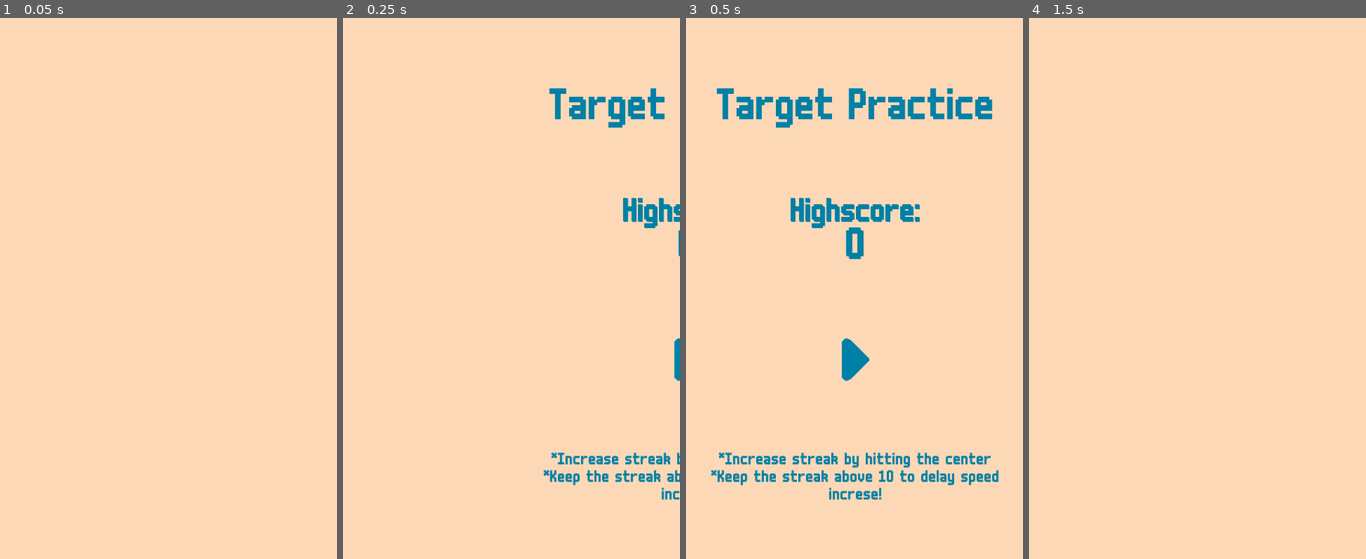
Above: before the commit, frames 1-4 (left to right).
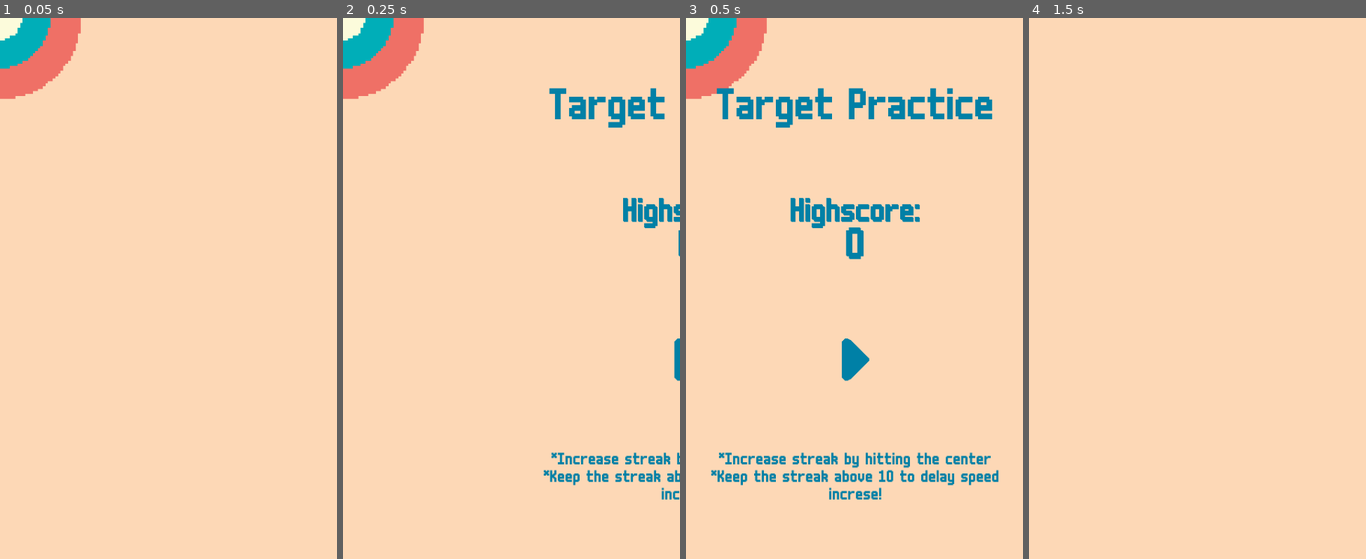
Above: after the commit, the same moments.

Repository: Domogo/targetPractice
Game: Godot game, scene res://scenes/Main.tscn
The game is run twice, just before and just after one commit, with the same random seed, the same clock (stepped at 60 frames per second) and the same inputs.
Inputs (mouse positions are in pixels of both pictures, inside the frame that each line leads up to):
- Up to frame 1 (0.05 s): no input
- Up to frame 2 (0.25 s): no input
- Up to frame 3 (0.5 s): no input
- Up to frame 4 (1.5 s): click (1197, 358) at 0.5 s; move the mouse to (1271, 288) at 1.27 s; click (1271, 288) at 1.42 s

The runs differ from the first frame. In frame 1, 2.8% of the frame differs, in the area x 0-24%, y 0-15%; in frame 2, 2.8%; in frame 3, 2.8%; in frame 4, nothing differs.

Commit message:
hit animations

Diff:
--- a/scenes/Target.tscn
+++ b/scenes/Target.tscn
@@ -1,7 +1,8 @@
-[gd_scene load_steps=6 format=2]
+[gd_scene load_steps=10 format=2]
 
 [ext_resource path="res://assets/img/targetno.png" type="Texture" id=1]
 [ext_resource path="res://scripts/Target.gd" type="Script" id=2]
+[ext_resource path="res://assets/font/m6x11.ttf" type="DynamicFontData" id=3]
 
 [sub_resource type="CircleShape2D" id=1]
 radius = 114.989
@@ -12,8 +13,69 @@
 [sub_resource type="CircleShape2D" id=3]
 radius = 32.9983
 
+[sub_resource type="Animation" id=6]
+resource_name = "centerHitAnimation"
+length = 0.14
+step = 0.02
+tracks/0/type = "value"
+tracks/0/path = NodePath("CenterHitLabel:custom_fonts/font:size")
+tracks/0/interp = 1
+tracks/0/loop_wrap = true
+tracks/0/imported = false
+tracks/0/enabled = true
+tracks/0/keys = {
+"times": PoolRealArray( 0, 0.04, 0.14 ),
+"transitions": PoolRealArray( 1, 1, 1 ),
+"update": 1,
+"values": [ 32, 64, 1 ]
+}
+tracks/1/type = "value"
+tracks/1/path = NodePath("CenterHitLabel:visible")
+tracks/1/interp = 1
+tracks/1/loop_wrap = true
+tracks/1/imported = false
+tracks/1/enabled = true
+tracks/1/keys = {
+"times": PoolRealArray( 0, 0.14 ),
+"transitions": PoolRealArray( 1, 1 ),
+"update": 1,
+"values": [ true, false ]
+}
+tracks/2/type = "value"
+tracks/2/path = NodePath("Sprite:scale")
+tracks/2/interp = 1
+tracks/2/loop_wrap = true
+tracks/2/imported = false
+tracks/2/enabled = true
+tracks/2/keys = {
+"times": PoolRealArray( 0, 0.04, 0.08 ),
+"transitions": PoolRealArray( 1, 1, 1 ),
+"update": 0,
+"values": [ Vector2( 1.2, 1.2 ), Vector2( 1.25, 1.25 ), Vector2( 1.2, 1.2 ) ]
+}
+
+[sub_resource type="Animation" id=4]
+resource_name = "hitAnimation"
+length = 0.08
+step = 0.02
+tracks/0/type = "value"
+tracks/0/path = NodePath("Sprite:scale")
+tracks/0/interp = 1
+tracks/0/loop_wrap = false
+tracks/0/imported = false
+tracks/0/enabled = true
+tracks/0/keys = {
+"times": PoolRealArray( 0, 0.04, 0.08 ),
+"transitions": PoolRealArray( 1, 1, 1 ),
+"update": 0,
+"values": [ Vector2( 1.2, 1.2 ), Vector2( 1.25, 1.25 ), Vector2( 1.2, 1.2 ) ]
+}
+
+[sub_resource type="DynamicFont" id=5]
+size = 64
+font_data = ExtResource( 3 )
+
 [node name="Target" type="Node2D"]
-visible = false
 script = ExtResource( 2 )
 
 [node name="Sprite" type="Sprite" parent="."]
@@ -39,3 +101,23 @@
 [node name="CollisionShape2D" type="CollisionShape2D" parent="InnerRim"]
 position = Vector2( -1.68369, -1.12247 )
 shape = SubResource( 3 )
+
+[node name="AnimationPlayer" type="AnimationPlayer" parent="."]
+pause_mode = 1
+anims/centerHitAnimation = SubResource( 6 )
+anims/hitAnimation = SubResource( 4 )
+
+[node name="CenterHitLabel" type="Label" parent="."]
+visible = false
+margin_left = 23.0173
+margin_top = -65.0834
+margin_right = 63.0173
+margin_bottom = -9.08344
+rect_rotation = 15.0
+custom_fonts/font = SubResource( 5 )
+custom_colors/font_color = Color( 0, 0.505882, 0.654902, 1 )
+text = "!!"
+valign = 2
+__meta__ = {
+"_edit_use_anchors_": false
+}
--- a/scripts/Target.gd
+++ b/scripts/Target.gd
@@ -11,10 +11,12 @@
 
 
 func hit_detection(crosshairs):
+	$AnimationPlayer.play("hitAnimation")
 	var outer_rim_hit = get_node("OuterRim").overlaps_body(crosshairs)
 	var mid_rim_hit = get_node("MidRim").overlaps_body(crosshairs)
 	var inner_rim_hit = get_node("InnerRim").overlaps_body(crosshairs)
 	if inner_rim_hit:
+		$AnimationPlayer.play("centerHitAnimation")
 		return 4
 	elif mid_rim_hit:
 		return 2
